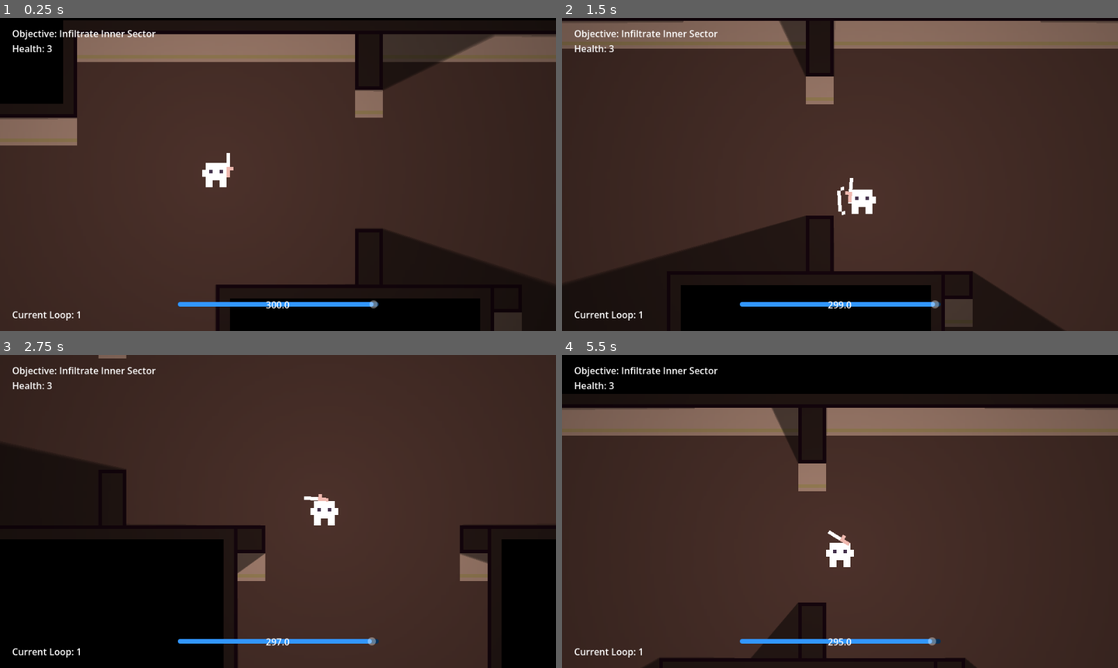
Above: before the commit, frames 1-4 (two rows, left to right).
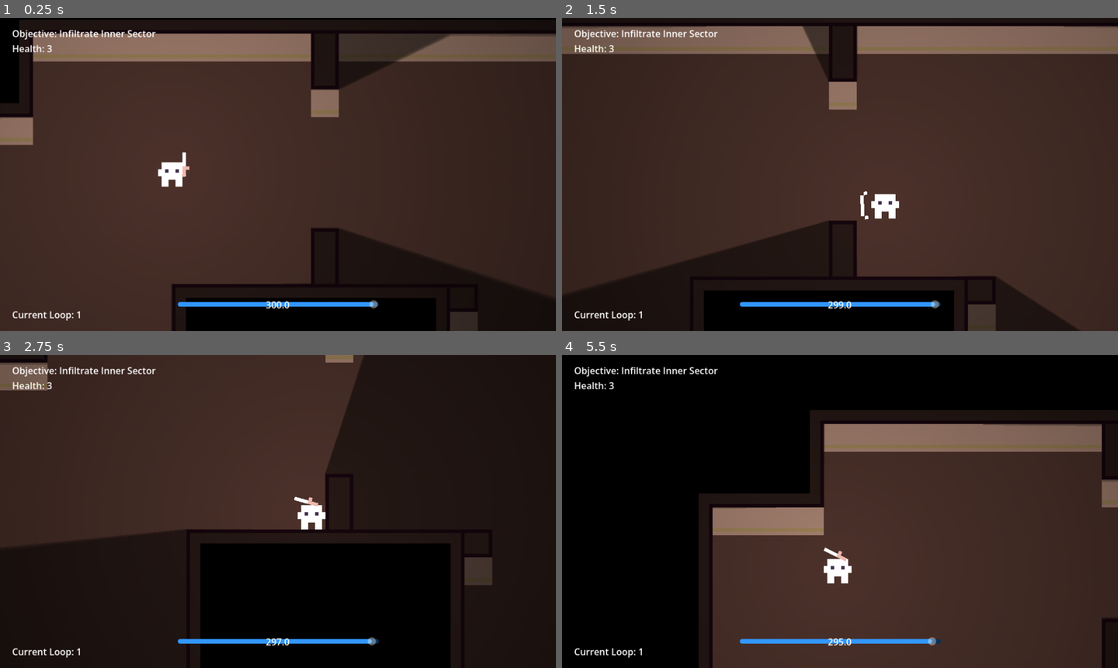
Above: after the commit, the same moments.

Repository: elecarno/psgj
Game: Godot game, scene res://world.tscn
Two runs of this game, one before a commit and one after it. Both use one fixed random seed, a clock stepped at 60 frames per second and the inputs below.
Inputs (mouse positions are in pixels of both pictures, inside the frame that each line leads up to):
- Up to frame 1 (0.25 s): no input
- Up to frame 2 (1.5 s): move the mouse to (962, 158) at 0.52 s; hold D (right) 0.53-1.28 s; tap E (grapple) at 0.6 s; right-click (962, 158) at 0.8 s; move the mouse to (728, 190) at 1.27 s; hold S (down) from 1.28 s (still down); right-click (728, 190) at 1.35 s
- Up to frame 3 (2.75 s): tap R (rewind) at 1.55, 2.1 s; move the mouse to (333, 442) at 2.02 s; release S (down) at 2.03 s; hold D (right) from 2.03 s (still down); tap E (grapple) at 2.3 s
- Up to frame 4 (5.5 s): move the mouse to (812, 574) at 2.77 s; release D (right) at 2.78 s; hold W (up) 2.78-3.53 s; click (812, 574) at 2.85 s; right-click (812, 574) at 3.05 s; move the mouse to (1006, 558) at 3.52 s; hold A (left) 3.53-5.03 s; tap Space (dash) at 3.6 s; tap R (rewind) at 3.8 s; move the mouse to (673, 464) at 4.27 s; tap E (grapple) at 4.35 s; move the mouse to (867, 511) at 5.02 s; hold S (down) from 5.03 s (still down); right-click (867, 511) at 5.1 s

The runs differ from the first frame. In frame 1, 13% of the frame differs, in the area x 0-100%, y 0-100%; in frame 2, 11%; in frame 3, 66%; in frame 4, 43%.

Commit message:
time rewind ability

Diff:
--- /dev/null
+++ b/cam.gd
@@ -0,0 +1,11 @@
+extends Camera2D
+
+#var cam_deadzone = 240
+#
+#func _input(event: InputEvent) -> void:
+	#if event is InputEventMouseMotion:
+		#var target: Vector2 = event.position - get_viewport().size * 0.5
+		#if target.length() < cam_deadzone:
+			#self.position = Vector2(0, 0)
+		#else:
+			#self.position = target.normalized() * (target.length() - cam_deadzone) * 0.5
--- a/enemy.gd
+++ b/enemy.gd
@@ -13,6 +13,8 @@
 var activated: bool = false
 var show_shoot_line: bool = false
 var shoot_direction: Vector2 = Vector2.ZERO
+var rewind_pos: Vector2 = Vector2.ZERO
+var pre_rewind_pos: Vector2 = Vector2.ZERO
 
 @onready var nav_agent: NavigationAgent2D = $nav_agent
 
@@ -24,6 +26,8 @@
 func _ready() -> void:
 	$shoot_timer.wait_time = SHOOT_INTERVAL
 	health = MAX_HEALTH
+	timeloop.enemies.append(self)
+	rewind_pos = global_position
 
 func activate(body: Node2D):
 	activated = true
@@ -43,6 +47,17 @@
 
 	if show_shoot_line:
 		$shoot_line.width = lerpf($shoot_line.width, 0, delta * 2)
+
+	$rewind_line.width = lerpf($rewind_line.width, 0, delta*8)
+	$rewind_line.set_point_position(0, to_local(pre_rewind_pos))
+	$rewind_line.set_point_position(1, to_local(rewind_pos))
+
+
+func rewind():
+	if activated:
+		$rewind_line.width = 3
+		pre_rewind_pos = global_position
+		global_position = rewind_pos
 
 
 func take_damage(damage: int):
@@ -84,3 +99,7 @@
 	if activated:
 		shoot_projectile()
 		$shoot_timer.wait_time = SHOOT_INTERVAL + randf_range(-0.25, 0.25)
+
+
+func _on_rewind_timer_timeout() -> void:
+	rewind_pos = global_position
--- a/guard.tscn
+++ b/guard.tscn
@@ -43,6 +43,16 @@
 width = 0.0
 default_color = Color(0.20127451, 0.6400178, 5.7756904e-07, 0.40392157)
 
+[node name="rewind_timer" type="Timer" parent="." unique_id=1531644780]
+wait_time = 3.0
+autostart = true
+
+[node name="rewind_line" type="Line2D" parent="." unique_id=57040963]
+z_index = -1
+points = PackedVector2Array(0, 0, 0, 0)
+width = 1.0
+
 [connection signal="timeout" from="nav_timer" to="." method="_on_nav_timer_timeout"]
 [connection signal="timeout" from="shoot_timer" to="." method="_on_shoot_timer_timeout"]
 [connection signal="timeout" from="shoot_delay" to="." method="_on_shoot_delay_timeout"]
+[connection signal="timeout" from="rewind_timer" to="." method="_on_rewind_timer_timeout"]
--- a/player.gd
+++ b/player.gd
@@ -23,6 +23,7 @@
 var can_dash: bool = true
 var can_grapple: bool = true
 var can_parry: bool = true
+var can_rewind: bool = true
 
 var is_grappling: bool = false
 var grapple_target: Enemy = null
@@ -36,14 +37,23 @@
 var current_weapon: WEAPONS = WEAPONS.KNIFE
 var current_weapon_idx: int = 0
 var input: Vector2
+var rewind_pos: Vector2 = Vector2.ZERO
+var pre_rewind_pos: Vector2 = Vector2.ZERO
 
 @onready var grapple_raycast: RayCast2D = $grapple_raycast
+
+func _ready() -> void:
+	rewind_pos = global_position
 
 func _physics_process(delta):
 	# main movement
 	input = Input.get_vector("left", "right", "up", "down").normalized()
 	if not is_grappling:
 		velocity = lerp(velocity, input * MAX_SPEED, delta * ACCELERATION)
+
+	# cam pivot
+	#var cam_pivot_pos: Vector2 = (get_local_mouse_position() - position)
+	#$cam_pivot.position = to_local(cam_pivot_pos * 0.2)
 
 	# fast dash ability
 	if Input.is_action_just_pressed("dash") and can_dash and not is_grappling:
@@ -86,6 +96,7 @@
 		can_parry = false
 		$parry_timer.start()
 		$parry_cooldown.start()
+		$weapon/sprite.visible = false
 
 
 	# weapon switching
@@ -97,6 +108,20 @@
 		current_weapon = possessed_weapons[current_weapon_idx]
 		update_weapon()
 
+
+	# rewind ability
+	if Input.is_action_just_pressed("rewind") and can_rewind:
+		pre_rewind_pos = global_position
+		global_position = rewind_pos
+		timeloop.rewind_enemies()
+		can_rewind = false
+		$rewind_line.width = 3
+		$rewind_cooldown.start()
+
+	$rewind_line.width = lerpf($rewind_line.width, 0, delta*8)
+	$rewind_line.set_point_position(0, to_local(pre_rewind_pos))
+	$rewind_line.set_point_position(1, to_local(rewind_pos))
+
 	move_and_slide()
 
 
@@ -106,6 +131,7 @@
 
 func take_damage():
 	health -= 1
+	timeloop.frame_freeze(0.05, 0.5)
 	print("player took 1 damage")
 	if health <= 0:
 		timeloop.reset_loop()
@@ -133,8 +159,17 @@
 	can_grapple = true
 
 func _on_parry_timer_timeout() -> void:
-	$parry/col.disabled = true
+	$parry/col.set_deferred("disabled", true)
 	$parry/sprite.visible = false
+	$weapon/sprite.visible = true
 
 func _on_parry_cooldown_timeout() -> void:
 	can_parry = true
+
+
+func _on_rewind_timer_timeout() -> void:
+	rewind_pos = global_position
+
+
+func _on_rewind_cooldown_timeout() -> void:
+	can_rewind = true
--- a/projectile.tscn
+++ b/projectile.tscn
@@ -2,6 +2,7 @@
 
 [ext_resource type="Script" uid="uid://bdlt0bf2p47ce" path="res://projectile.gd" id="1_a85iw"]
 [ext_resource type="Texture2D" uid="uid://bigtbb054pe5w" path="res://enemy_sprites.png" id="2_qxf0c"]
+[ext_resource type="Texture2D" uid="uid://s60g356jmc5s" path="res://2d_light.webp" id="3_dgwo2"]
 
 [sub_resource type="RectangleShape2D" id="RectangleShape2D_qxf0c"]
 size = Vector2(4, 2)
@@ -26,5 +27,12 @@
 width = 0.5
 default_color = Color(0.8627451, 0.90588236, 0.4392157, 1)
 
+[node name="light_shadow" type="PointLight2D" parent="." unique_id=1198440927]
+color = Color(0.78967714, 0.64240557, 0.062422834, 1)
+shadow_enabled = true
+shadow_filter = 1
+texture = ExtResource("3_dgwo2")
+texture_scale = 0.1
+
 [connection signal="area_entered" from="." to="." method="_on_area_entered"]
 [connection signal="body_entered" from="." to="." method="_on_body_entered"]
--- a/timeloop.gd
+++ b/timeloop.gd
@@ -8,6 +8,8 @@
 @onready var lab_timer: Label
 @onready var slider_timer: HSlider
 @onready var lab_loop_count: Label
+
+var enemies: Array[Enemy]
 
 var current_loop_time: float = 300
 var loop_count: int = 1
@@ -41,6 +43,10 @@
 
 	player.global_position = Vector2.ZERO
 
+func rewind_enemies():
+	for enemy in enemies:
+		enemy.rewind()
+
 func _physics_process(delta: float) -> void:
 	lab_timer.text = str(round(loop_timer.time_left))
 	slider_timer.value = loop_timer.time_left
--- a/world.tscn
+++ b/world.tscn
@@ -8,6 +8,7 @@
 [ext_resource type="PackedScene" uid="uid://ck4le5qj5ua62" path="res://guard.tscn" id="4_036b0"]
 [ext_resource type="Script" uid="uid://deotyyxlkpkx5" path="res://weapon.gd" id="6_gbfbk"]
 [ext_resource type="Texture2D" uid="uid://s60g356jmc5s" path="res://2d_light.webp" id="6_pkg7o"]
+[ext_resource type="Script" uid="uid://bufpgle78vfiw" path="res://cam.gd" id="6_wse8f"]
 [ext_resource type="PackedScene" uid="uid://c6jatjqfvu7j0" path="res://projectile.tscn" id="7_ioo17"]
 
 [sub_resource type="NavigationPolygon" id="NavigationPolygon_dwbse"]
@@ -289,6 +290,10 @@
 [node name="cam" type="Camera2D" parent="player" unique_id=597625721]
 zoom = Vector2(6, 6)
 position_smoothing_enabled = true
+position_smoothing_speed = 3.0
+script = ExtResource("6_wse8f")
+
+[node name="cam_pivot" type="Node2D" parent="player" unique_id=75568497]
 
 [node name="cooldown_dash" type="Timer" parent="player" unique_id=1333654476]
 wait_time = 0.35
@@ -397,6 +402,19 @@
 shadow_filter = 1
 texture = ExtResource("6_pkg7o")
 texture_scale = 2.0
+
+[node name="rewind_timer" type="Timer" parent="player" unique_id=1437950667]
+wait_time = 3.0
+autostart = true
+
+[node name="rewind_cooldown" type="Timer" parent="player" unique_id=1698665716]
+wait_time = 5.0
+one_shot = true
+
+[node name="rewind_line" type="Line2D" parent="player" unique_id=1565579211]
+z_index = -1
+points = PackedVector2Array(0, 0, 0, 0)
+width = 1.0
 
 [node name="guard" parent="." unique_id=1139509445 instance=ExtResource("4_036b0")]
 position = Vector2(136, 80)
@@ -492,3 +510,5 @@
 [connection signal="timeout" from="player/weapon/firerate" to="player/weapon" method="_on_firerate_timeout"]
 [connection signal="body_entered" from="player/weapon/hitbox" to="player/weapon" method="_on_hitbox_body_entered"]
 [connection signal="timeout" from="player/weapon/hitbox_timer" to="player/weapon" method="_on_hitbox_timer_timeout"]
+[connection signal="timeout" from="player/rewind_timer" to="player" method="_on_rewind_timer_timeout"]
+[connection signal="timeout" from="player/rewind_cooldown" to="player" method="_on_rewind_cooldown_timeout"]
Not shown, added: cam.gd.uid
